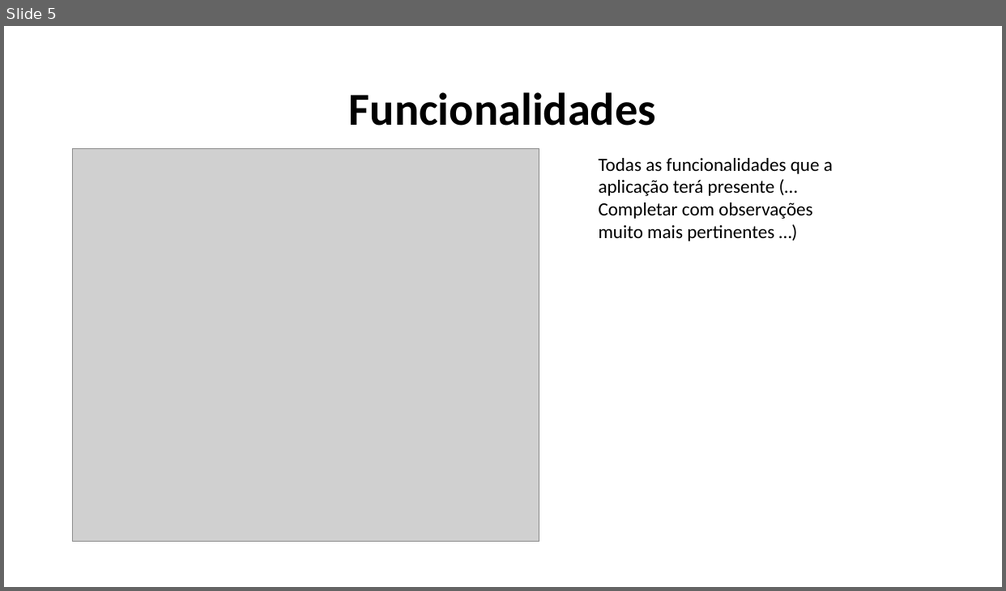
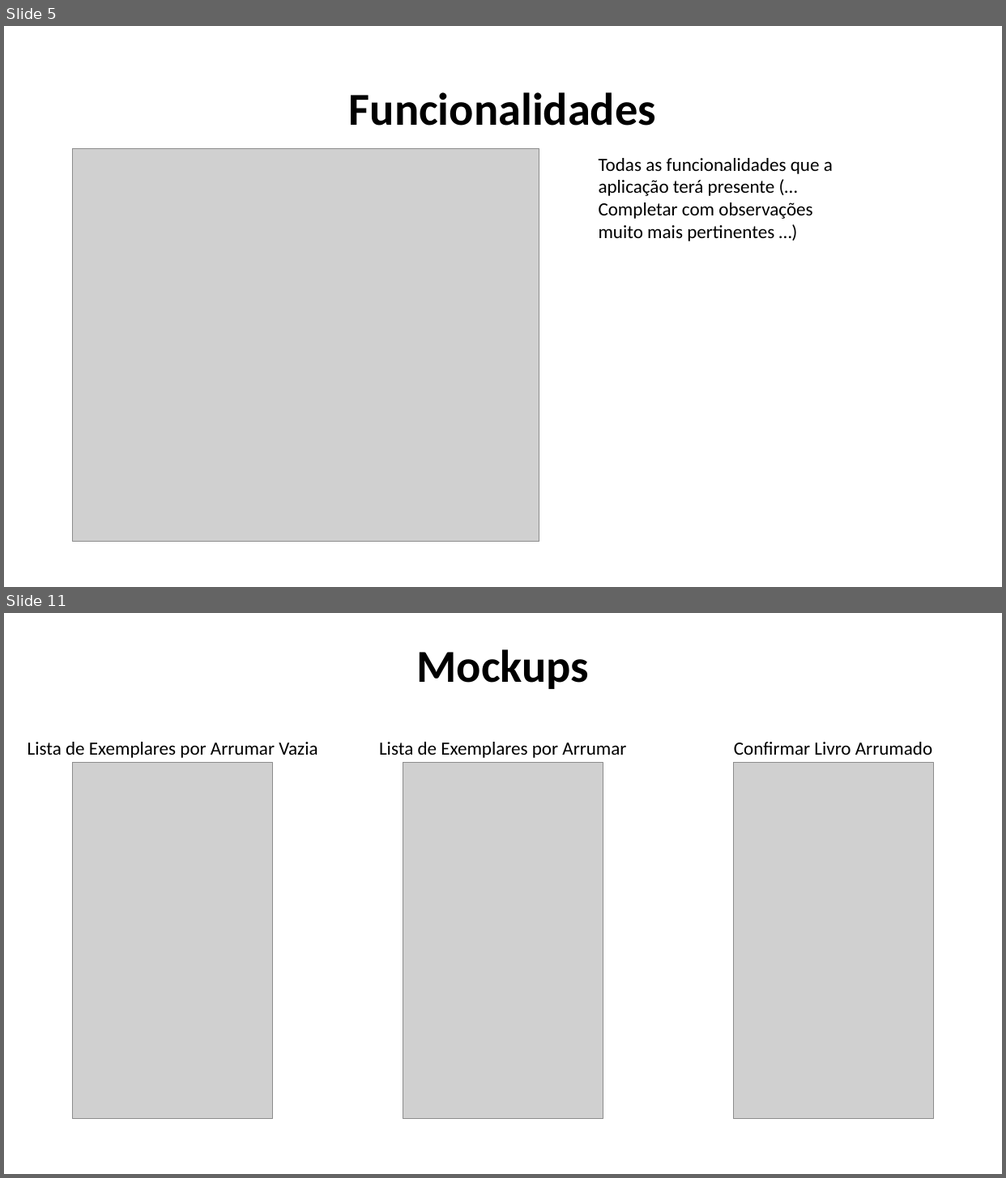
Before and after one commit to 2180622/IPL_PSI_ProjetoFinal_SARAMAGO, a slide deck: Documentacao/Especificacao_Sistema_Informacao/AndroidPowerPoint.pptx. Shown one above the other, each under a label of ours: slide 5 before the commit, slides 5 and 11 after it; the slides between them are not shown. The pictures are 1006x591 and 1006x1178 pixels, drawn with LibreOffice and Linux fonts; fonts in the diff are those of the drawing; grey boxes stand for pictures. Boxes give left, top, right and bottom in pixels: in the first picture for what was removed or moved away, otherwise in the second. Text is boxed around its words. In the diff, an @@ line names an element or a change of style, - is before the commit and + after.

```diff
--- a/Documentacao/Especificacao_Sistema_Informacao/AndroidPowerPoint.pptx
+++ b/Documentacao/Especificacao_Sistema_Informacao/AndroidPowerPoint.pptx
@@ slide 11 added at bbox=[4, 613, 1002, 1174], background #FFFFFF @@
@@ text added at bbox=[417, 649, 590, 689], 44 pt, text #000000, bold @@
+Mockups
@@ text added at bbox=[27, 742, 317, 758], 18 pt, text #000000 @@
+Lista de Exemplares por Arrumar Vazia
@@ text added at bbox=[379, 742, 626, 758], 18 pt, text #000000 @@
+Lista de Exemplares por Arrumar
@@ text added at bbox=[734, 742, 932, 755], 18 pt, text #000000 @@
+Confirmar Livro Arrumado
@@ picture added at bbox=[73, 763, 274, 1119] @@
@@ picture added at bbox=[403, 763, 603, 1119] @@
@@ picture added at bbox=[733, 763, 934, 1119] @@
```
Also in this commit, not shown: 1 slide changed, 5 other slides added, 2 slides removed.
